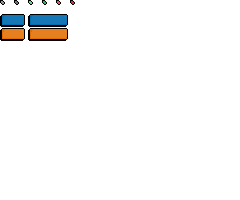
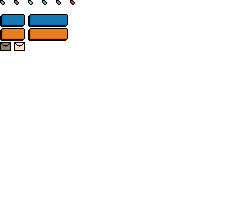
Layered file, before and after one edit (240x200). Changes by layer:
added group "Mail" with 4 layers above "BackGround" over [0, 42, 25, 51]
added group "Something" with 1 layers in group "Mail" over [14, 42, 25, 51]
added layer "New Mail" in group "Something" over [14, 42, 25, 51]
added group "Nothing" with 1 layers in group "Mail" over [0, 42, 11, 51]
added layer "No New Mail" in group "Nothing" over [0, 42, 11, 51]
